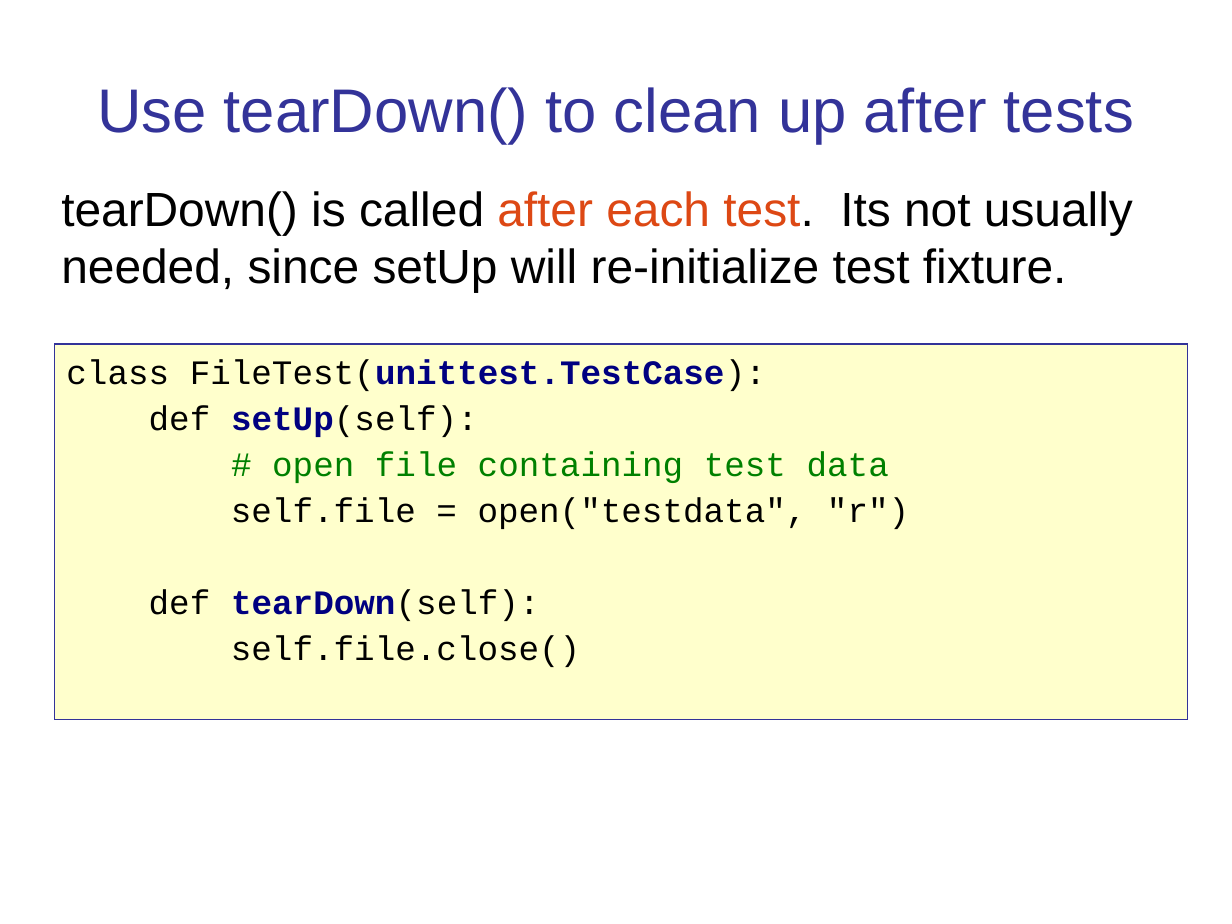
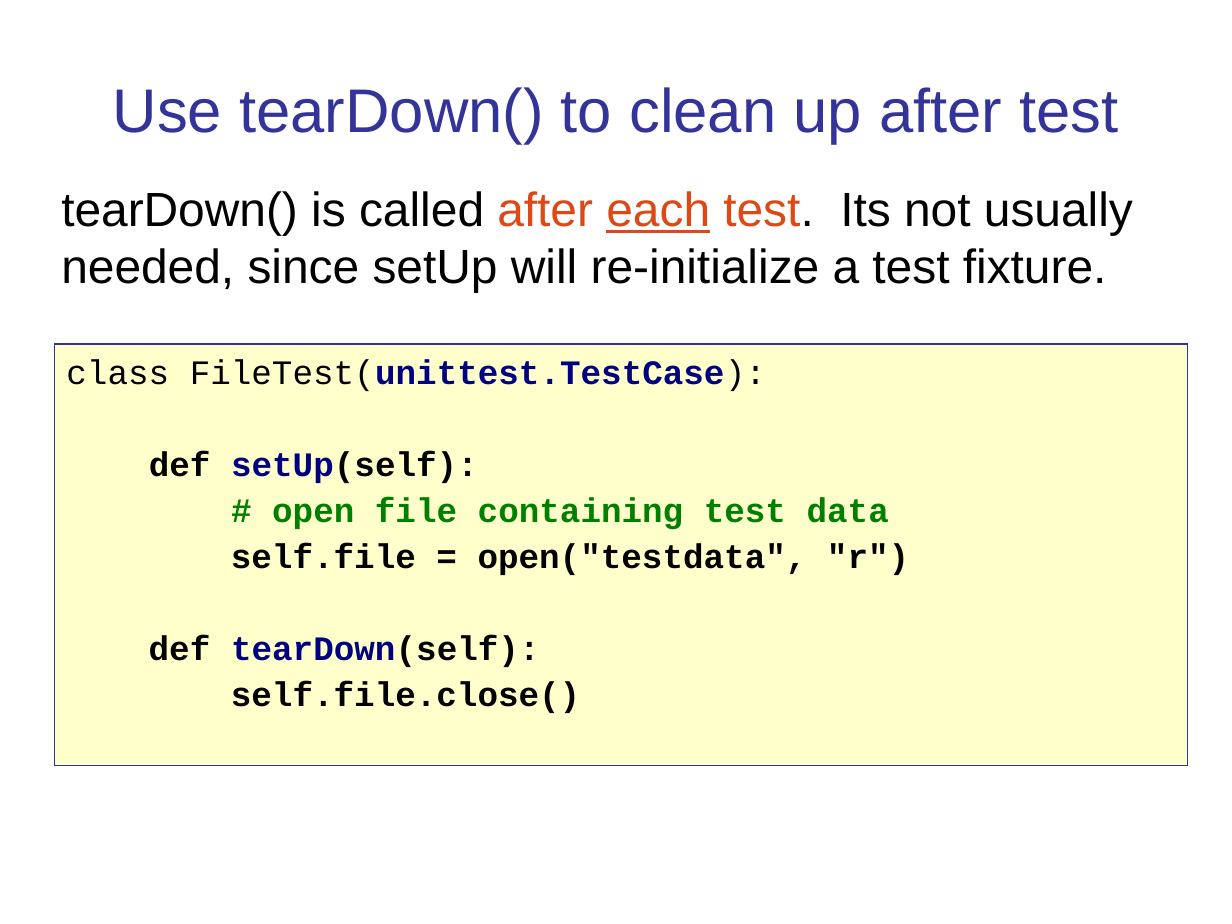
Before and after one commit to cpske/ISP, a slide deck: slide 36 of testing/PythonUnitTesting.ppt (slide 33 before the commit). Drawn at 1232x924 pixels with LibreOffice and Linux fonts; fonts in the diff are those of the drawing. Boxes give left, top, right and bottom in pixels: in the first picture for what was removed or moved away, otherwise in the second. Text is boxed around its words. In the diff, an @@ line names an element or a change of style, - is before the commit and + after.

```diff
--- a/testing/PythonUnitTesting.ppt
+++ b/testing/PythonUnitTesting.ppt
@@ title at [113, 87, 1118, 144]: text changed @@
-Use tearDown() to clean up after tests
+Use tearDown() to clean up after test
@@ text at [61, 191, 1133, 293]: text changed @@
-tearDown() is called after each test. Its not usually needed, since setUp will re-initialize test fixture.
+tearDown() is called after each test. Its not usually needed, since setUp will re-initialize a test fixture.
@@ rectangle "class FileTest(unittest.TestCase):": place and size @@
-rectangle "class FileTest(unittest.TestCase):" at [54, 344, 1188, 719]
+rectangle "class FileTest(unittest.TestCase):" at [54, 344, 1188, 765]
@@ rectangle "class FileTest(unittest.TestCase):" at [54, 344, 1188, 765]: bold on in "def setUp(self):", "# open file containing test data", "self.file = open("testdata", "r")", "def tearDown(self):" and 1 more places @@
```
Also in this commit, not shown: 17 other slides changed, 3 slides added, 4 other files.
